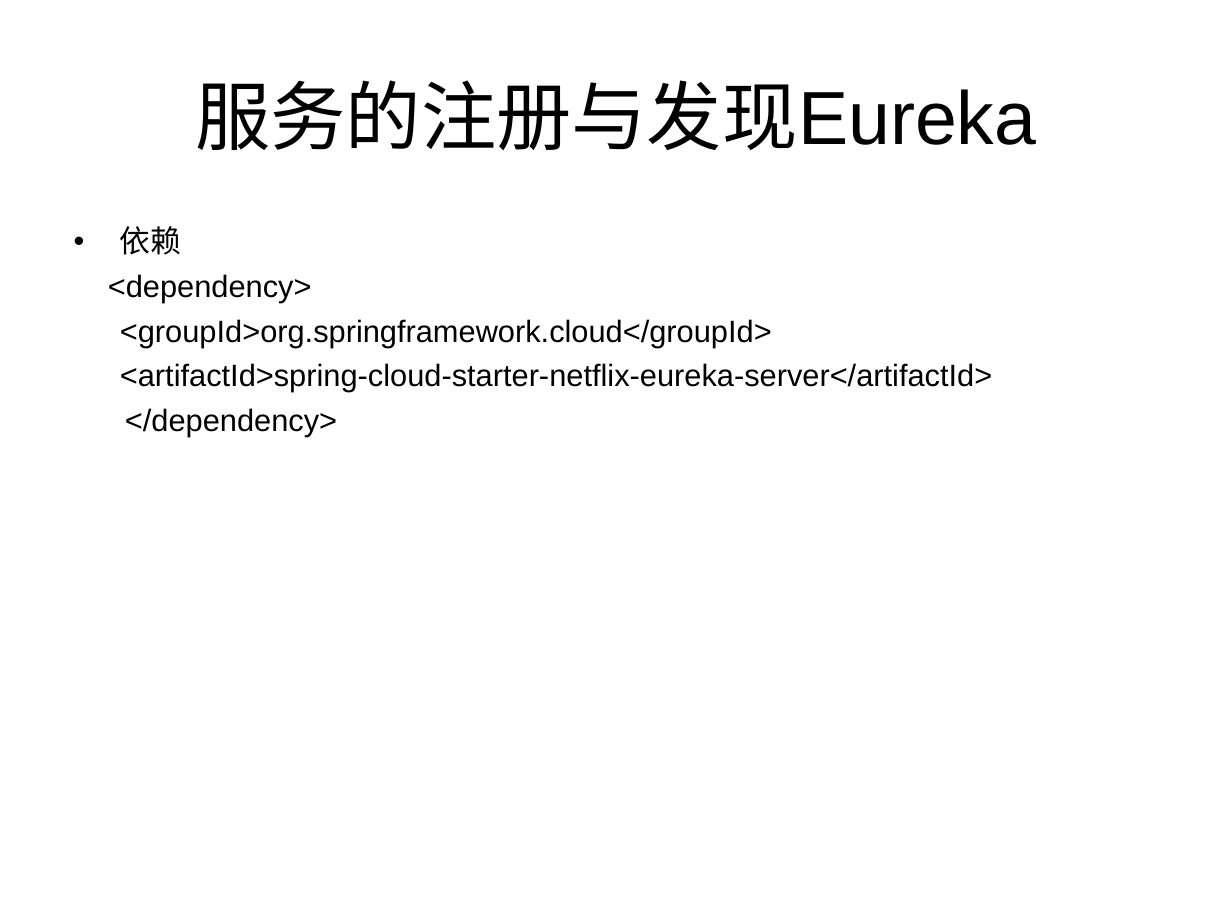
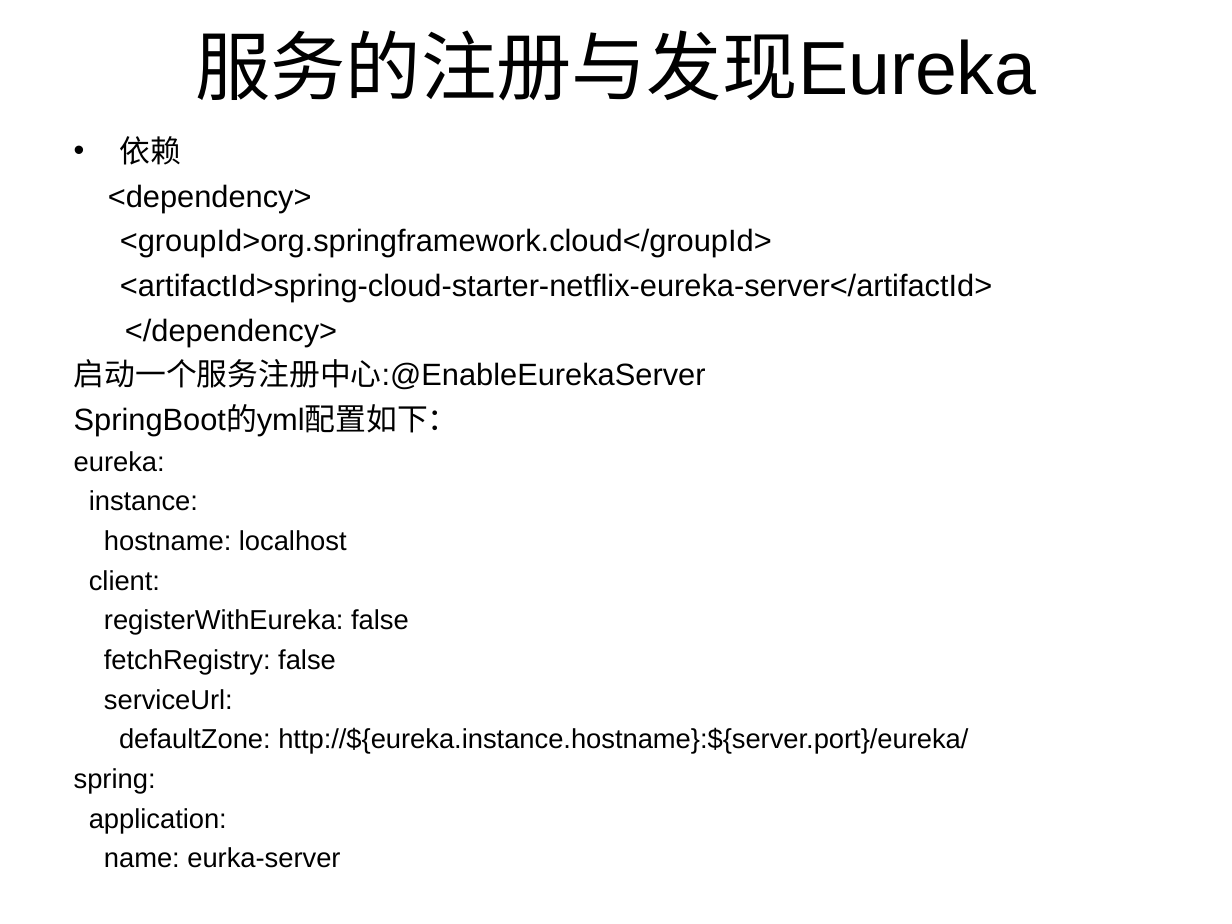
Before and after one commit to xingxingtx/SpringCloud, a slide deck: slide 6 of SpringCloud.ppt. Drawn at 1232x924 pixels with LibreOffice and Linux fonts; fonts in the diff are those of the drawing. Boxes give left, top, right and bottom in pixels: in the first picture for what was removed or moved away, otherwise in the second. Text is boxed around its words. In the diff, an @@ line names an element or a change of style, - is before the commit and + after.

Commit message:
springcloud

```diff
--- a/SpringCloud.ppt
+++ b/SpringCloud.ppt
@@ title "服务的注册与发现Eureka" moved from (x1=195, y1=80, x2=1036, y2=150) to (x1=195, y1=30, x2=1036, y2=100) @@
@@ text "依赖" moved from (x1=108, y1=226, x2=992, y2=436) to (x1=74, y1=136, x2=992, y2=868) @@
@@ text at (x1=74, y1=359, x2=968, y2=868): paragraphs added @@
+启动一个服务注册中心:@EnableEurekaServer
+SpringBoot的yml配置如下：
+eureka:
+instance:
+hostname: localhost
+client:
+registerWithEureka: false
+fetchRegistry: false
+serviceUrl:
+defaultZone: http://${eureka.instance.hostname}:${server.port}/eureka/
+spring:
+application:
+name: eurka-server
```
Also in this commit, not shown: 6 slides added, 26 other files.
